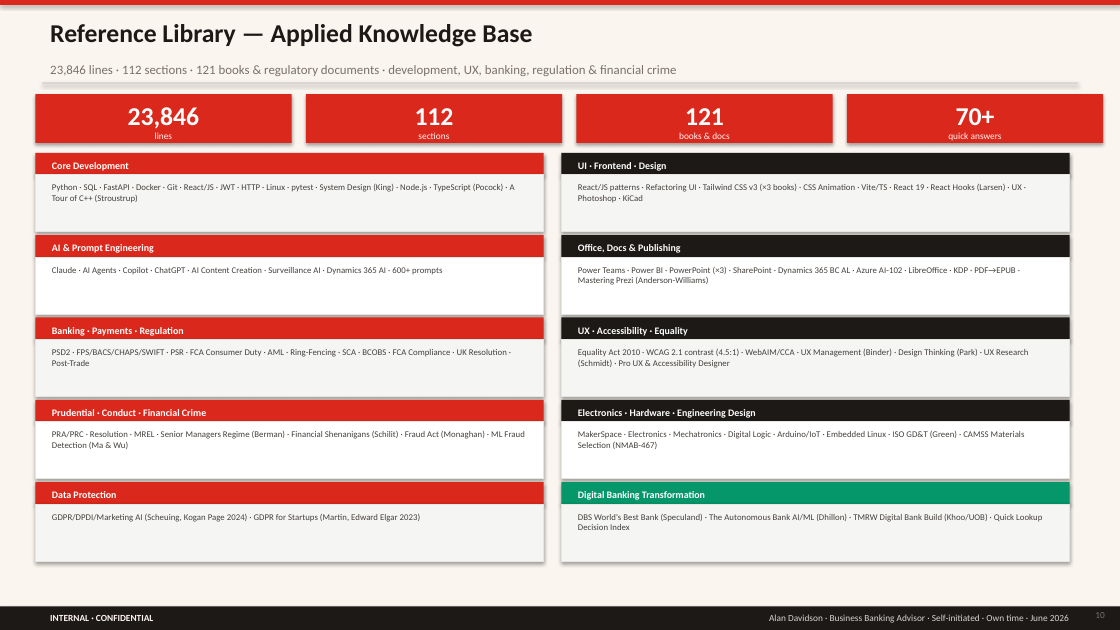
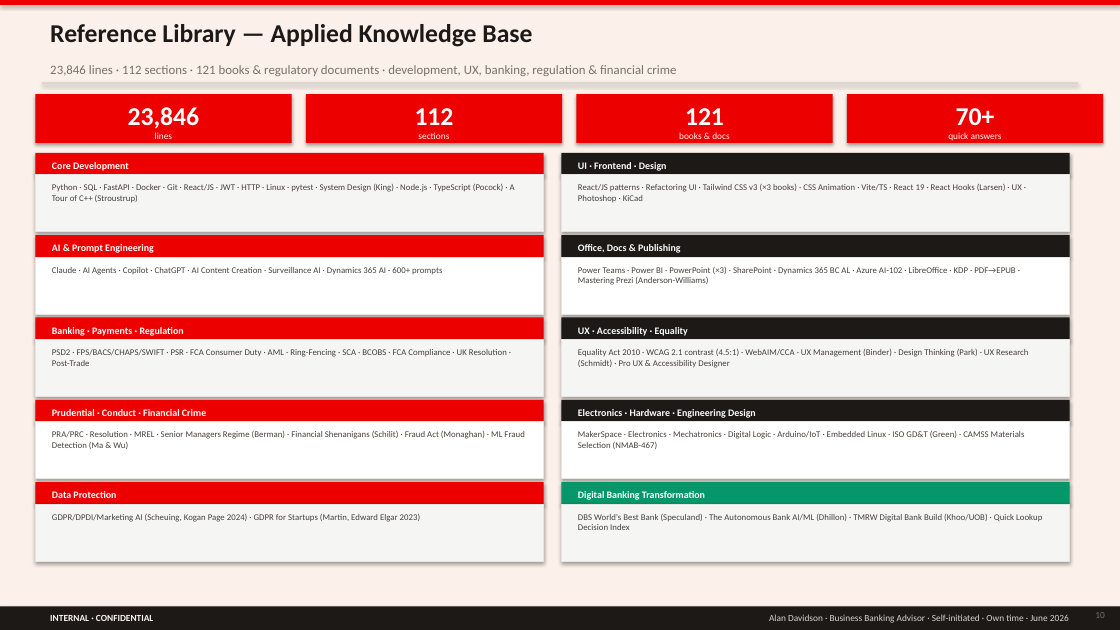
Before and after one commit to imscots-ui/santander, a slide deck: slide 10 of Santander_Project_Record.pptx. Drawn at 1120x630 pixels with LibreOffice and Linux fonts; fonts in the diff are those of the drawing. Boxes give left, top, right and bottom in pixels: in the first picture for what was removed or moved away, otherwise in the second. Text is boxed around its words. In the diff, an @@ line names an element or a change of style, - is before the commit and + after.

```diff
--- a/Santander_Project_Record.pptx
+++ b/Santander_Project_Record.pptx
@@ rectangle at box(0, 0, 1120, 630): fill #FAF6EF to #FBF1EA @@
@@ fill #DA291C to #EC0000 in 10 elements at box(0, 0, 1120, 5), box(35, 94, 292, 143), box(306, 94, 562, 143), box(576, 94, 833, 143), box(847, 94, 1103, 143), box(35, 153, 544, 175), box(35, 235, 544, 257), box(35, 318, 544, 339), box(35, 400, 544, 422), box(35, 482, 544, 504) @@
```
Also in this commit, not shown: 13 other slides changed, 33 other files.
